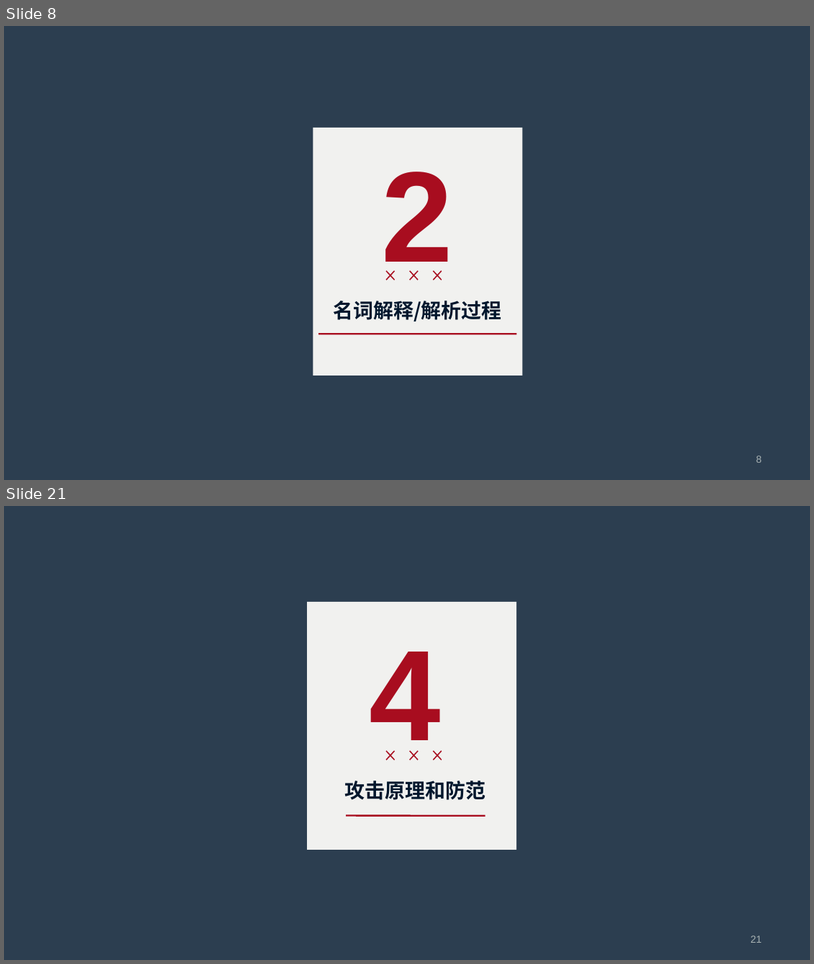
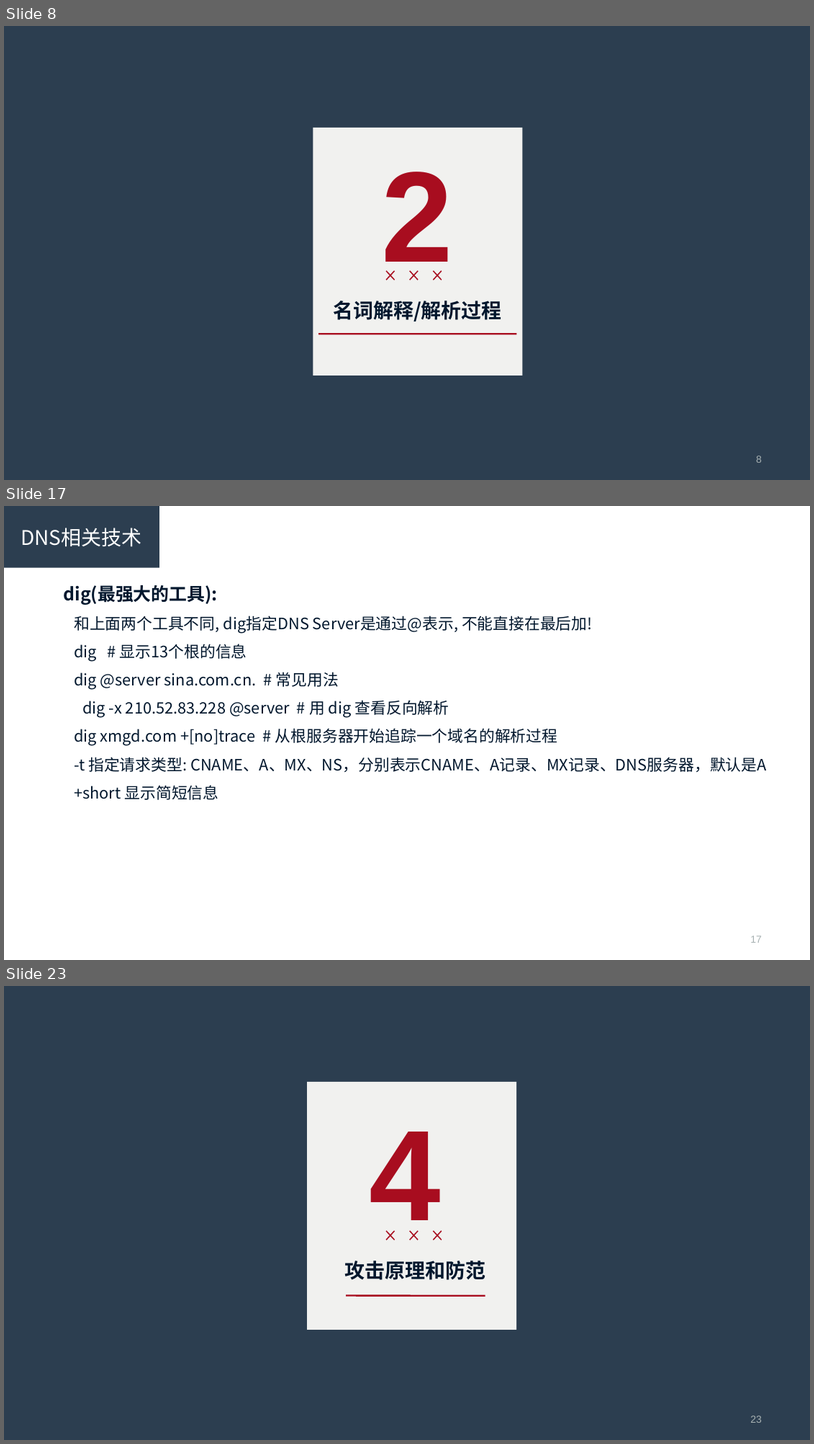
Before and after one commit to R-Lin/Simple_scripts, a slide deck: dns.ppt. Shown one above the other, each under a label of ours: slides 8 and 21 before the commit, slides 8, 17 and 23 after it; the slides between them are not shown. The pictures are 814x964 and 814x1444 pixels, drawn with LibreOffice and Linux fonts; fonts in the diff are those of the drawing. Boxes give left, top, right and bottom in pixels: in the first picture for what was removed or moved away, otherwise in the second. Text is boxed around its words. In the diff, an @@ line names an element or a change of style, - is before the commit and + after.

```diff
--- a/dns.ppt
+++ b/dns.ppt
@@ slide 17 added at (4,506,810,960), background #FFFFFF @@
@@ rectangle added at (4,506,159,567), fill #2C3E50, 18 pt, text #FFFFFF @@
+DNS相关技术
@@ text added at (64,585,767,800), 14 pt, text #02172D @@
+dig(最强大的工具):
+和上面两个工具不同, dig指定DNS Server是通过@表示, 不能直接在最后加!
+dig # 显示13个根的信息
+dig @server sina.com.cn. # 常见用法
+dig -x 210.52.83.228 @server # 用 dig 查看反向解析
+dig xmgd.com +[no]trace # 从根服务器开始追踪一个域名的解析过程
+-t 指定请求类型: CNAME、A、MX、NS，分别表示CNAME、A记录、MX记录、DNS服务器，默认是A
++short 显示简短信息
@@ page number added at (751,935,762,942), 9 pt, text #A7B1B2 @@
+17
@@ what was slide 21 is now slide 23 @@
@@ page number at (751,1415,762,1422): text changed @@
-21
+23
```
Also in this commit, not shown: 6 slides changed, 2 other slides added, 1 slide removed, 1 other file.
